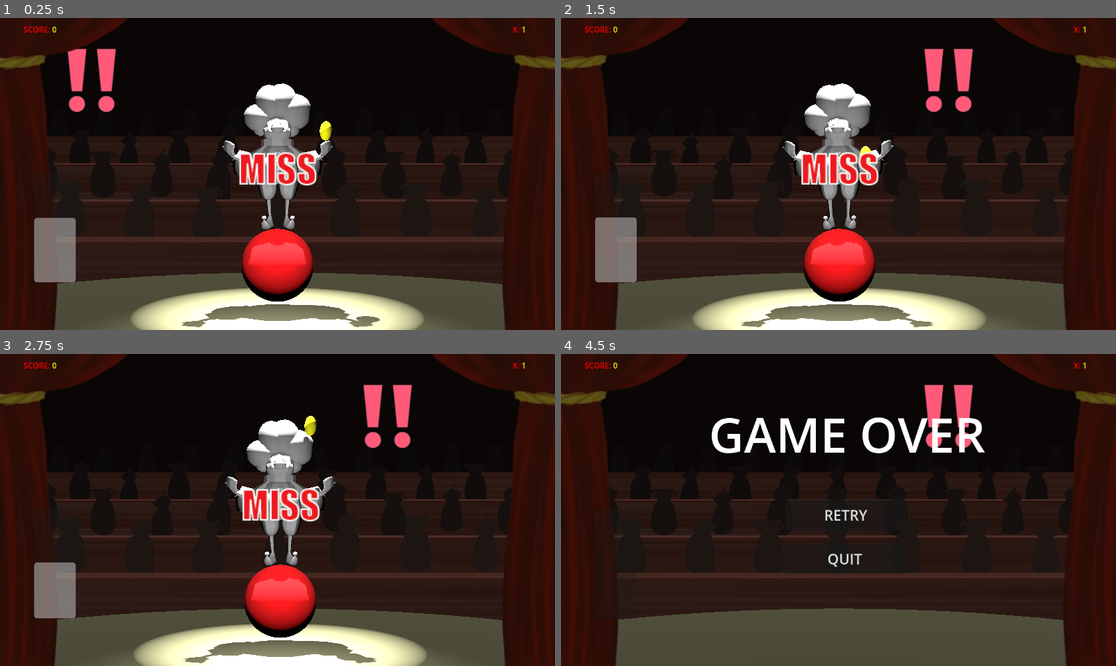
Above: before the commit, frames 1-4 (two rows, left to right).
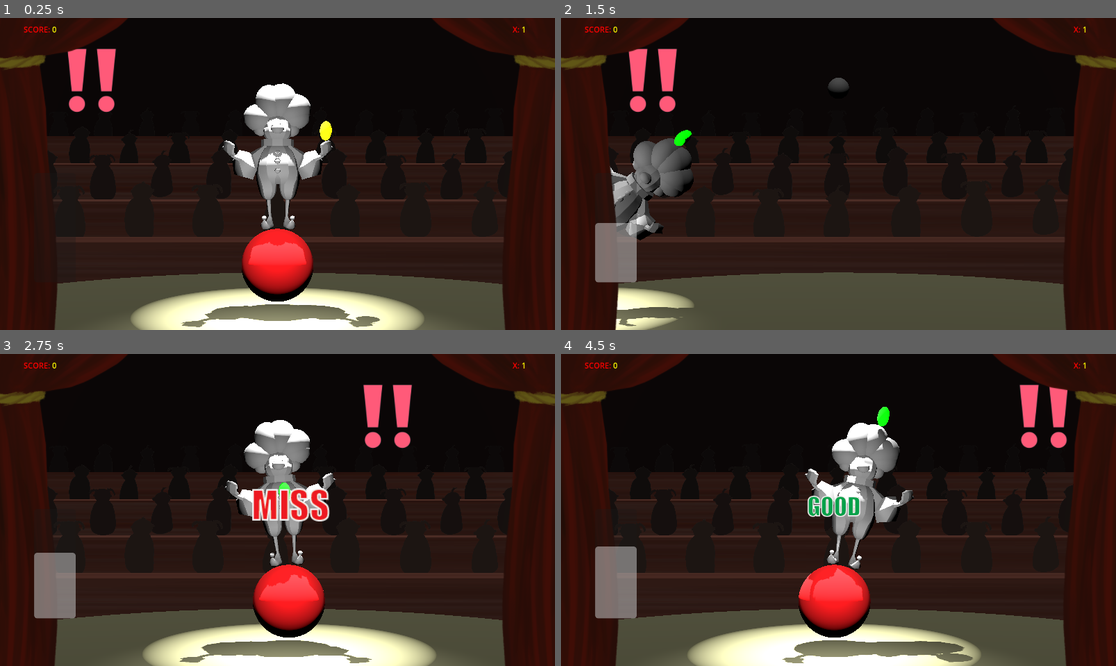
Above: after the commit, the same moments.

Repository: joseph-wardle/cute-clown-simulator
Game: Godot game, scene res://levels/stage/stage.tscn
Same seed, same stepped clock (60 frames per second), same inputs: the game is played once before the commit and once after it.
Inputs (mouse positions are in pixels of both pictures, inside the frame that each line leads up to):
- Up to frame 1 (0.25 s): no input
- Up to frame 2 (1.5 s): hold Right (tilt_right) 0.53-1.25 s; hold Space (beat) 0.53-1.25 s; click (844, 180) at 1.25 s, where only the run before the commit has a clickable "RETRY"
- Up to frame 3 (2.75 s): click (283, 516) at 2 s, where only the run after the commit has a clickable "RETRY"
- Up to frame 4 (4.5 s): hold Left (tilt_left) 2.78-3.5 s; tap Space (beat) at 2.85 s; click (844, 516) at 3.5 s, where only the run after the commit has a clickable "RETRY"; hold Right (tilt_right) from 4.28 s (still down); hold Space (beat) from 4.28 s (still down)

The runs differ from the first frame. In frame 1, 2.9% of the frame differs, in the area x 6-91%, y 34-85%; in frame 2, 18%, in the area x 6-91%, y 9-100%; in frame 3, 6.1%; in frame 4, 18%.

Commit message:
Intro pauses inputs until ball is green

Diff:
--- a/game_objects/ball/ball.gd
+++ b/game_objects/ball/ball.gd
@@ -45,3 +45,7 @@
 
 func update_visuals() -> void:
 	$Clown.rotation_degrees.z = lean_angle
+
+
+func _on_projectile_arch_number_of_balls_changes(num_of_balls: int) -> void:
+	gravity_strength += 2
--- a/game_objects/ball/ball.tscn
+++ b/game_objects/ball/ball.tscn
@@ -21,3 +21,12 @@
 surface_material_override/0 = SubResource("StandardMaterial3D_fvkfu")
 
 [node name="Clown" parent="." instance=ExtResource("2_fvkfu")]
+
+[node name="TimeKeepingBall" parent="Clown/ProjectileArch" index="1"]
+transform = Transform3D(-4.37114e-08, 0, -0.999947, 0, 0.999947, 0, 1, 0, -4.37091e-08, 0.104679, 0, 0)
+progress = 1.10468
+
+[connection signal="number_of_balls_changes" from="Clown/ProjectileArch" to="." method="_on_projectile_arch_number_of_balls_changes"]
+
+[editable path="Clown"]
+[editable path="Clown/ProjectileArch"]
--- a/game_objects/clown/clown.gd
+++ b/game_objects/clown/clown.gd
@@ -3,6 +3,7 @@
 @export var num_of_balls_count = 1
 
 signal level_changed(level: int)
+signal intro_changed(intro)
 
 func _on_projectile_arch_number_of_balls_changes(num_of_balls: int) -> void:
 	num_of_balls_count = num_of_balls
@@ -17,3 +18,11 @@
 		level_changed.emit(4)
 	elif num_of_balls_count == 32:
 		level_changed.emit(5)
+
+
+func _on_music_controller_is_intro(intro_bool: Variant) -> void:
+	intro_changed.emit(intro_bool)
+
+
+func _on_intro_changed(intro: Variant) -> void:
+	pass # Replace with function body.
--- a/game_objects/clown/clown.tscn
+++ b/game_objects/clown/clown.tscn
@@ -1,8 +1,9 @@
-[gd_scene load_steps=5 format=3 uid="uid://d1alcfb2rymg0"]
+[gd_scene load_steps=6 format=3 uid="uid://d1alcfb2rymg0"]
 
 [ext_resource type="Script" path="res://game_objects/clown/clown.gd" id="1_ru1m8"]
 [ext_resource type="ArrayMesh" uid="uid://caohwddmrtua3" path="res://game_objects/clown/Funny_Clown_Man.obj" id="2_lgt7w"]
 [ext_resource type="PackedScene" uid="uid://c08qm67yeqe3j" path="res://game_objects/juggling_arch/projectile_arch.tscn" id="3_lgt7w"]
+[ext_resource type="Script" path="res://game_objects/clown/time_keeping_ball.gd" id="4_qlgci"]
 
 [sub_resource type="CapsuleShape3D" id="CapsuleShape3D_dqbbu"]
 
@@ -21,9 +22,13 @@
 transform = Transform3D(0.688124, 0, 0, 0, 1.12969, 0, 0, 0, 0.872359, 0, 1.5, 0.246)
 
 [node name="TimeKeepingBall" parent="ProjectileArch" index="1"]
-transform = Transform3D(1.13042e-07, 0.793012, 0.609125, -5.3254e-08, -0.609125, 0.793012, 1, -1.22082e-07, -2.66257e-08, -0.719296, 0.690992, 0)
-progress = 4.36955
+transform = Transform3D(7.09408e-08, 0.609123, 0.793009, 1.19747e-07, -0.793009, 0.609123, 1, 5.17491e-08, -1.29198e-07, -0.576343, 0.80736, 0)
+progress = 4.1845
 
+[node name="MeshInstance3D" parent="ProjectileArch/TimeKeepingBall" index="0"]
+script = ExtResource("4_qlgci")
+
+[connection signal="intro_changed" from="." to="ProjectileArch/TimeKeepingBall/MeshInstance3D" method="_on_clown_intro_changed"]
 [connection signal="level_changed" from="." to="ProjectileArch/RhythmCounter" method="_on_clown_level_changed"]
 [connection signal="number_of_balls_changes" from="ProjectileArch" to="." method="_on_projectile_arch_number_of_balls_changes"]
 
--- /dev/null
+++ b/game_objects/clown/time_keeping_ball.gd
@@ -0,0 +1,8 @@
+extends MeshInstance3D
+
+func _on_clown_intro_changed(intro: Variant) -> void:
+	var material = get_surface_override_material(0)
+	material.albedo_color = Color(255, 255, 0)
+	if !intro:
+		material.albedo_color = Color(0, 128, 0)
+	set_surface_override_material(0, material)
--- a/game_objects/crowd_meter/crowd_meter.gd
+++ b/game_objects/crowd_meter/crowd_meter.gd
@@ -10,6 +10,7 @@
 		crowd_level = num
 		value = crowd_level
 
+var intro = true
 signal crowd_level_changed(crowd_level)
 
 func _on_rhythm_counter_input_result(input_type: int) -> void:
@@ -27,8 +28,9 @@
 
 
 func _process(delta: float) -> void:
-	crowd_level -= deterioration_rate * delta
-	crowd_level_changed.emit(crowd_level)
+	if(intro == false):
+		crowd_level -= deterioration_rate * delta
+		crowd_level_changed.emit(crowd_level)
 
 
 
@@ -38,3 +40,7 @@
 
 func _on_bounding_right_area_entered(area: Area3D) -> void:
 	crowd_level = 0
+
+
+func _on_music_controller_is_intro(intro_bool: Variant) -> void:
+	intro = intro_bool
--- a/game_objects/input_indicator/input_indicator.gd
+++ b/game_objects/input_indicator/input_indicator.gd
@@ -4,6 +4,7 @@
 @export var ok : Texture2D
 @export var good : Texture2D
 @export var perfect : Texture2D
+
 
 
 func _on_rhythm_counter_input_result(input_type: int) -> void:
@@ -16,5 +17,8 @@
 			texture = good
 		0:
 			texture = perfect
+	$AnimationPlayer.play("flash")
 
-	$AnimationPlayer.play("flash")
+
+func _on_music_controller_is_intro(intro_bool: Variant) -> void:
+	visible = !intro_bool
--- a/game_objects/juggling_arch/projectile_arch.tscn
+++ b/game_objects/juggling_arch/projectile_arch.tscn
@@ -30,8 +30,7 @@
 bpm = 108.0
 
 [node name="TimeKeepingBall" type="PathFollow3D" parent="."]
-transform = Transform3D(-4.37114e-08, 0, -0.999951, 0, 0.999951, 0, 1, 0, -4.37092e-08, -0.245341, 0, 0)
-progress = 0.75466
+transform = Transform3D(-4.37114e-08, 0, -0.999951, 0, 0.999951, 0, 1, 0, -4.37092e-08, -1, 0, 0)
 script = ExtResource("1_yd8n4")
 
 [node name="MeshInstance3D" type="MeshInstance3D" parent="TimeKeepingBall"]
--- a/game_objects/music_controller/music_controller.gd
+++ b/game_objects/music_controller/music_controller.gd
@@ -11,18 +11,20 @@
 var finale_intro: AudioStream = preload("res://assets/audio/music/mus_finale-intro.wav")
 var finale_loop: AudioStream = preload("res://assets/audio/music/mus_finale.wav")
 
+signal is_intro(intro_bool)
 
 func _ready():
 	$IntroPlayer.stream = level1_intro
+	is_intro.emit(true)
 	$IntroPlayer.play()
 	$IntroPlayer.connect("finished", self._on_intro_finished)
 
 	$LoopPlayer.stream = level1_loop
 	$LoopPlayer.connect("finished", self._on_loop_finished)
 
-
 func _on_intro_finished():
 	$IntroPlayer.stream = null
+	is_intro.emit(false)
 	$LoopPlayer.play()
 
 
@@ -44,6 +46,7 @@
 		5:
 			$IntroPlayer.stream = finale_intro
 			$LoopPlayer.stream = finale_loop
+	is_intro.emit(true)
 	$IntroPlayer.play()
 	$IntroPlayer.connect("finished", self._on_intro_finished)
 	$LoopPlayer.connect("finished", self._on_loop_finished)
--- a/game_objects/rhythm_counter/rhythm_counter.gd
+++ b/game_objects/rhythm_counter/rhythm_counter.gd
@@ -25,6 +25,7 @@
 var good_half_window: float
 var ok_half_window: float
 var delta : float
+var intro = true
 
 func _ready() -> void:
 	_update_half_windows()
@@ -38,7 +39,7 @@
 
 
 func _input(event):
-	if event.is_action_pressed("beat"):
+	if event.is_action_pressed("beat") && intro == false:
 		var input_time := Time.get_ticks_msec()
 		delta = _calculate_delta(input_time)
 		var result := _get_input_result(delta)
@@ -68,7 +69,6 @@
 func _on_timeout() -> void:
 	emit_signal("beat")
 	last_beat_time = Time.get_ticks_msec()
-	print("BEAT")
 
 
 func _on_clown_level_changed(level: int) -> void:
@@ -97,3 +97,7 @@
 			ok_window = 100.0
 			bpm = 189
 			_update_half_windows()
+
+
+func _on_music_controller_is_intro(intro_bool: Variant) -> void:
+	intro = intro_bool
--- a/levels/stage/stage.tscn
+++ b/levels/stage/stage.tscn
@@ -652,6 +652,10 @@
 [connection signal="crowd_level_changed" from="Control/CrowdMeter" to="Full_Audience/Basic_Audience44" method="_on_crowd_meter_crowd_level_changed"]
 [connection signal="crowd_level_changed" from="Control/CrowdMeter" to="Game Over" method="_on_crowd_meter_crowd_level_changed"]
 [connection signal="multiplier_changed" from="Control/Multiplier" to="Control/Score" method="_on_multiplier_multiplier_changed"]
+[connection signal="is_intro" from="MusicController" to="Clown/Clown" method="_on_music_controller_is_intro"]
+[connection signal="is_intro" from="MusicController" to="RhythmCounter" method="_on_music_controller_is_intro"]
+[connection signal="is_intro" from="MusicController" to="InputIndicator" method="_on_music_controller_is_intro"]
+[connection signal="is_intro" from="MusicController" to="Control/CrowdMeter" method="_on_music_controller_is_intro"]
 [connection signal="pressed" from="Game Over/Retry" to="Game Over" method="_on_retry_pressed"]
 [connection signal="pressed" from="Game Over/Quit" to="Game Over" method="_on_quit_pressed"]
 [connection signal="area_entered" from="Bounding_Left" to="Control/CrowdMeter" method="_on_bounding_left_area_entered"]
